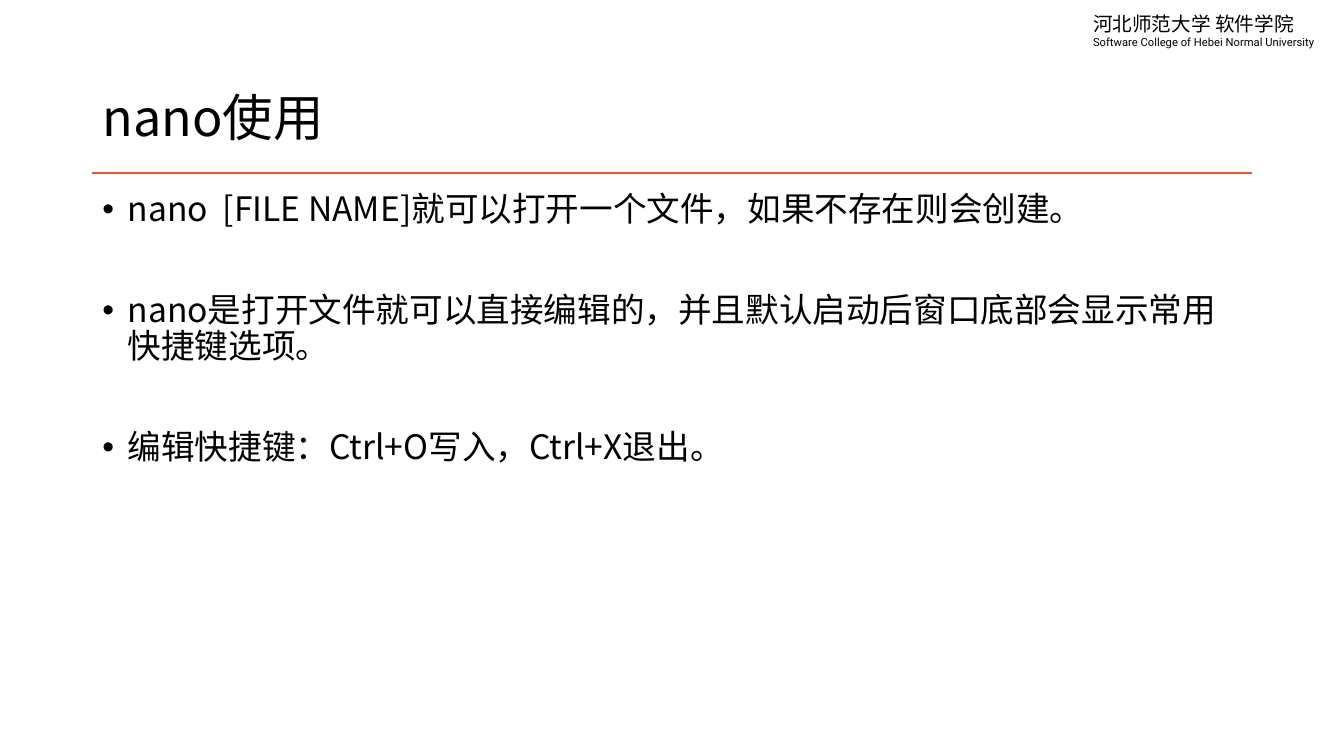
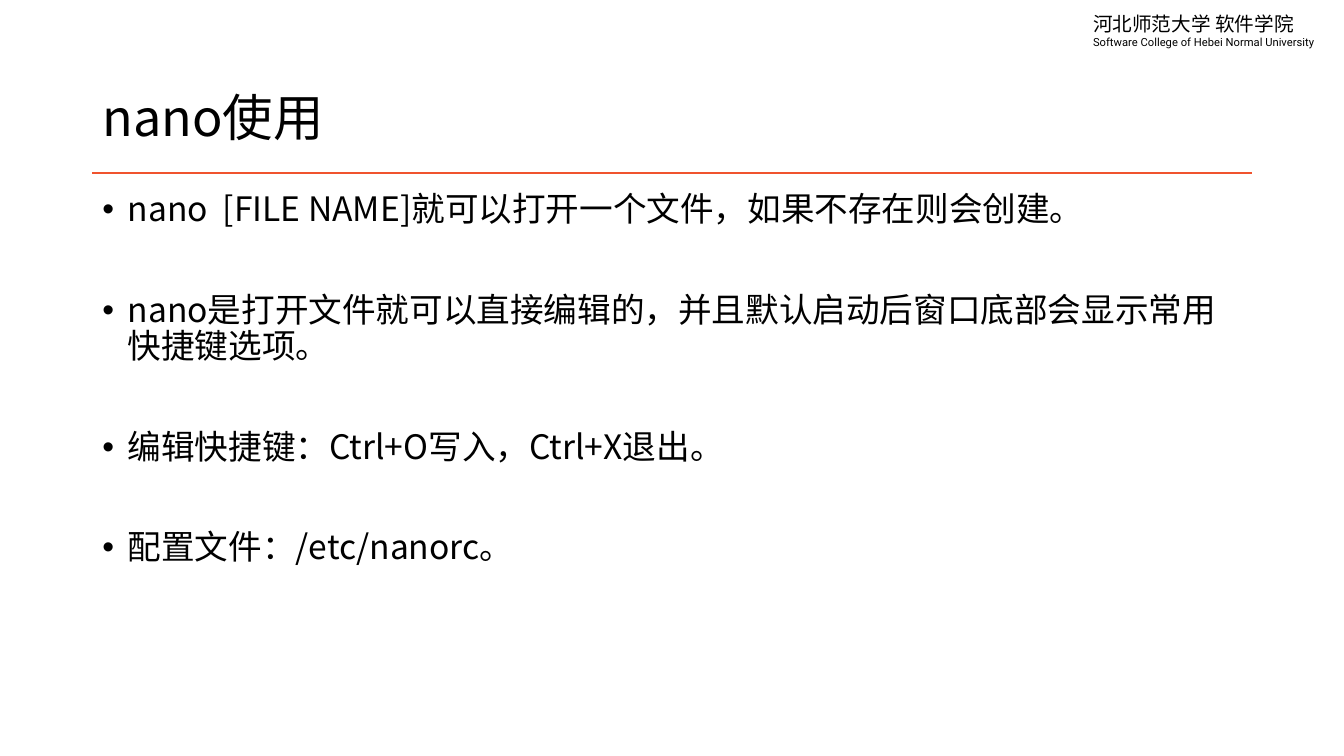
Before and after one commit to edu2act/course-linux-system, a slide deck: slide 3 of materials/slides/ch07-edit-file.pptx. Drawn at 1344x756 pixels with LibreOffice and Linux fonts; fonts in the diff are those of the drawing. Boxes give left, top, right and bottom in pixels: in the first picture for what was removed or moved away, otherwise in the second. Text is boxed around its words. In the diff, an @@ line names an element or a change of style, - is before the commit and + after.

```diff
--- a/materials/slides/ch07-edit-file.pptx
+++ b/materials/slides/ch07-edit-file.pptx
@@ text at [128, 530, 514, 565]: paragraph added @@
+• 配置文件：/etc/nanorc。
```
Also in this commit, not shown: 3 other slides changed, 1 other file.
